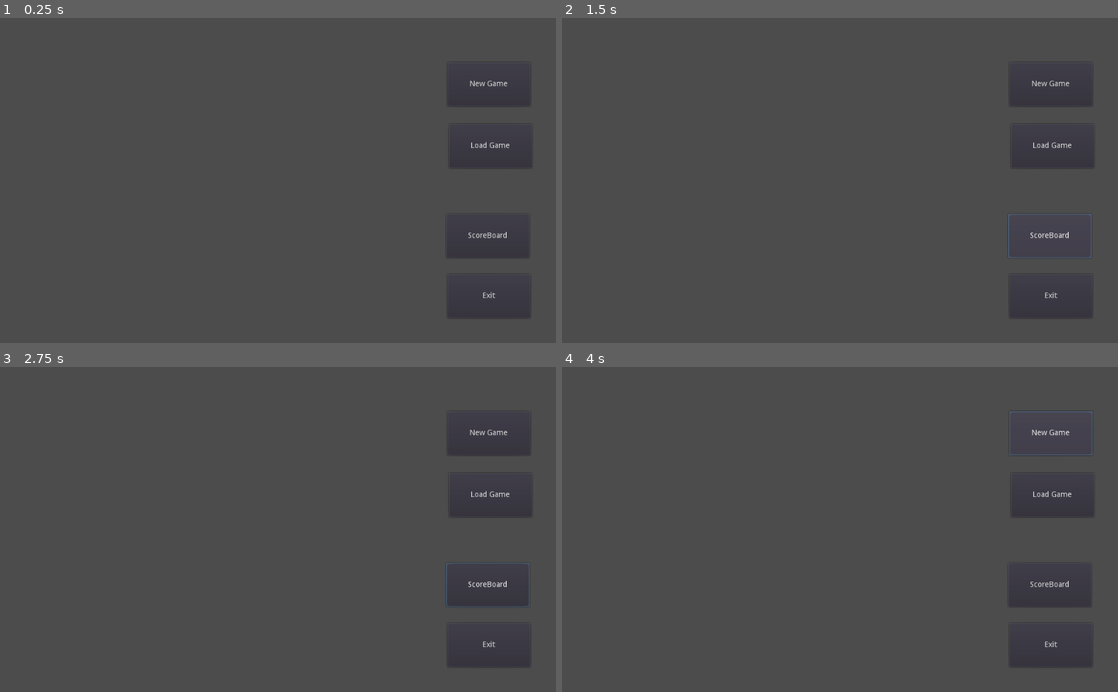
Above: before the commit, frames 1-4 (two rows, left to right).
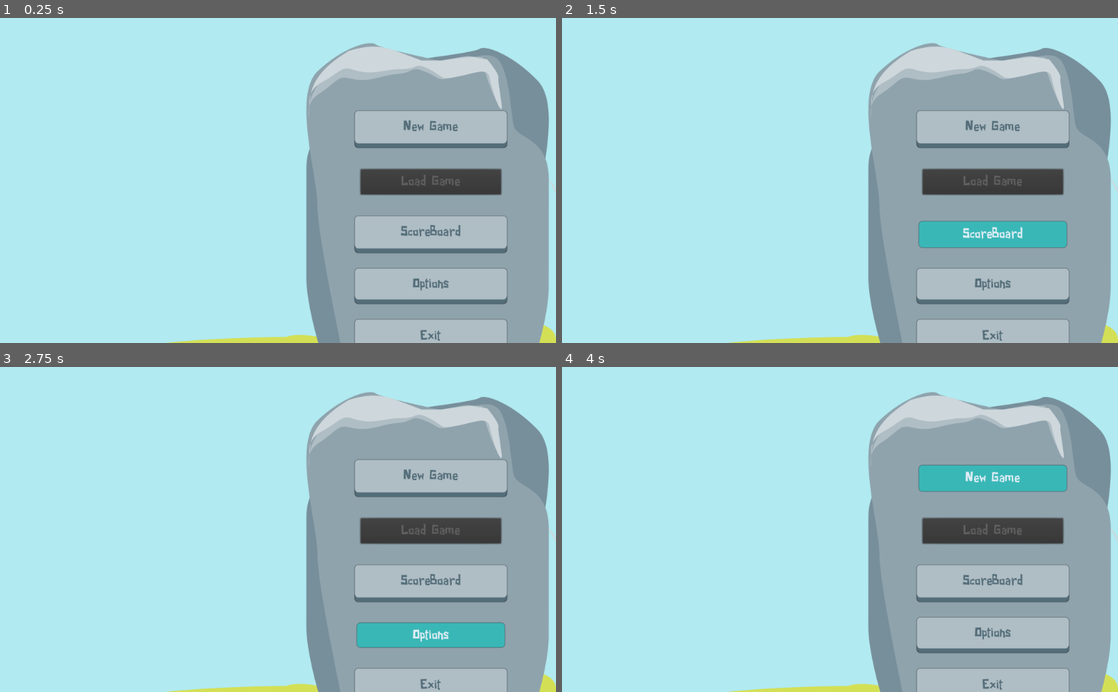
Above: after the commit, the same moments.

Repository: artemtech/seaweed.io
Game: Godot game, scene res://Scenes/MainMenuGame.tscn
The game is run twice, just before and just after one commit, with the same random seed, the same clock (stepped at 60 frames per second) and the same inputs.
Inputs (mouse positions are in pixels of both pictures, inside the frame that each line leads up to):
- Up to frame 1 (0.25 s): no input
- Up to frame 2 (1.5 s): click (1051, 144) at 0.5 s, where only the run before the commit has a clickable "Load Game"; click "ScoreBoard" at 1.25 s
- Up to frame 3 (2.75 s): click (428, 633) at 2 s, where only the run after the commit has a clickable "Options"
- Up to frame 4 (4 s): click "New Game" at 2.75 s; click "New Game" at 3.5 s

The runs differ from the first frame. In frame 1, 98% of the frame differs, in the area x 0-100%, y 0-100%; in frame 2, 98%; in frame 3, 98%; in frame 4, 98%.
Error after the commit: Parse Error: The identifier "Transition" isn't declared in the current scope. (res://Scripts/MainMenuGame.gd:10)

Commit message:
Main menu updates

Diff:
--- a/Scenes/MainMenuGame.tscn
+++ b/Scenes/MainMenuGame.tscn
@@ -1,30 +1,39 @@
-[gd_scene load_steps=2 format=2]
+[gd_scene load_steps=4 format=2]
 
-[ext_resource path="res://Scripts/GameObjects.gd" type="Script" id=1]
+[ext_resource path="res://Scripts/MainMenuGame.gd" type="Script" id=1]
+[ext_resource path="res://Assets/BG/main.png" type="Texture" id=2]
+[ext_resource path="res://Assets/tema-gui.tres" type="Theme" id=3]
 
 [node name="MainMenuGame" type="Node" index="0"]
 
 script = ExtResource( 1 )
-nama = "Kapas Berkualitas"
-nyawa = 500
-harga = 20
+_sections_unfolded = [ "Pause" ]
 
 [node name="Background" type="Sprite" parent="." index="0"]
 
-[node name="MenuControl" type="Container" parent="." index="1"]
+position = Vector2( 512, 384 )
+texture = ExtResource( 2 )
+_sections_unfolded = [ "Pause", "Transform" ]
+
+[node name="MenuControl" type="VBoxContainer" parent="." index="1"]
 
 anchor_left = 0.0
 anchor_top = 0.0
 anchor_right = 0.0
 anchor_bottom = 0.0
-margin_left = 747.0
-margin_right = 1025.0
-margin_bottom = 599.0
+margin_left = 664.0
+margin_top = 182.0
+margin_right = 923.0
+margin_bottom = 615.0
 rect_pivot_offset = Vector2( 0, 0 )
+rect_clip_content = false
 mouse_filter = 0
 mouse_default_cursor_shape = 0
 size_flags_horizontal = 1
 size_flags_vertical = 1
+theme = ExtResource( 3 )
+alignment = 1
+_sections_unfolded = [ "Pause", "Size Flags" ]
 
 [node name="BtnNewGame" type="Button" parent="MenuControl" index="0"]
 
@@ -32,11 +41,89 @@
 anchor_top = 0.0
 anchor_right = 0.0
 anchor_bottom = 0.0
-margin_left = 77.0
-margin_top = 82.0
-margin_right = 230.0
-margin_bottom = 163.0
+margin_right = 259.0
+margin_bottom = 47.0
 rect_pivot_offset = Vector2( 0, 0 )
+rect_clip_content = false
+focus_mode = 2
+mouse_filter = 0
+mouse_default_cursor_shape = 0
+size_flags_horizontal = 1
+size_flags_vertical = 3
+theme = ExtResource( 3 )
+toggle_mode = false
+enabled_focus_mode = 2
+shortcut = null
+group = null
+text = "New Game"
+flat = false
+align = 1
+_sections_unfolded = [ "Size Flags" ]
+
+[node name="BtnContinue" type="Button" parent="MenuControl" index="1"]
+
+anchor_left = 0.0
+anchor_top = 0.0
+anchor_right = 0.0
+anchor_bottom = 0.0
+margin_top = 97.0
+margin_right = 259.0
+margin_bottom = 144.0
+rect_pivot_offset = Vector2( 0, 0 )
+rect_clip_content = false
+focus_mode = 2
+mouse_filter = 0
+mouse_default_cursor_shape = 0
+size_flags_horizontal = 1
+size_flags_vertical = 3
+theme = ExtResource( 3 )
+disabled = true
+toggle_mode = false
+enabled_focus_mode = 2
+shortcut = null
+group = null
+text = "Load Game"
+flat = false
+align = 1
+_sections_unfolded = [ "Theme" ]
+
+[node name="BtnScore" type="Button" parent="MenuControl" index="2"]
+
+anchor_left = 0.0
+anchor_top = 0.0
+anchor_right = 0.0
+anchor_bottom = 0.0
+margin_top = 194.0
+margin_right = 259.0
+margin_bottom = 241.0
+rect_pivot_offset = Vector2( 0, 0 )
+rect_clip_content = false
+focus_mode = 2
+mouse_filter = 0
+mouse_default_cursor_shape = 0
+size_flags_horizontal = 1
+size_flags_vertical = 3
+theme = ExtResource( 3 )
+toggle_mode = false
+enabled_focus_mode = 2
+shortcut = null
+group = null
+text = "ScoreBoard"
+flat = false
+align = 1
+_sections_unfolded = [ "Theme" ]
+
+[node name="BtnOptions" type="Button" parent="MenuControl" index="3"]
+
+anchor_left = 0.0
+anchor_top = 0.0
+anchor_right = 0.0
+anchor_bottom = 0.0
+margin_top = 291.0
+margin_right = 259.0
+margin_bottom = 335.0
+rect_pivot_offset = Vector2( 0, 0 )
+rect_clip_content = false
 focus_mode = 2
 mouse_filter = 0
 mouse_default_cursor_shape = 0
@@ -46,74 +133,27 @@
 enabled_focus_mode = 2
 shortcut = null
 group = null
-text = "New Game"
+text = "Options"
 flat = false
 align = 1
 
-[node name="BtnContinue" type="Button" parent="MenuControl" index="1"]
+[node name="BtnExit" type="Button" parent="MenuControl" index="4"]
 
 anchor_left = 0.0
 anchor_top = 0.0
 anchor_right = 0.0
 anchor_bottom = 0.0
-margin_left = 80.0
-margin_top = 196.0
-margin_right = 233.0
-margin_bottom = 277.0
+margin_top = 385.0
+margin_right = 259.0
+margin_bottom = 433.0
 rect_pivot_offset = Vector2( 0, 0 )
+rect_clip_content = false
 focus_mode = 2
 mouse_filter = 0
 mouse_default_cursor_shape = 0
 size_flags_horizontal = 1
-size_flags_vertical = 1
-toggle_mode = false
-enabled_focus_mode = 2
-shortcut = null
-group = null
-text = "Load Game"
-flat = false
-align = 1
-
-[node name="BtnScore" type="Button" parent="MenuControl" index="2"]
-
-anchor_left = 0.0
-anchor_top = 0.0
-anchor_right = 0.0
-anchor_bottom = 0.0
-margin_left = 75.0
-margin_top = 362.0
-margin_right = 228.0
-margin_bottom = 443.0
-rect_pivot_offset = Vector2( 0, 0 )
-focus_mode = 2
-mouse_filter = 0
-mouse_default_cursor_shape = 0
-size_flags_horizontal = 1
-size_flags_vertical = 1
-toggle_mode = false
-enabled_focus_mode = 2
-shortcut = null
-group = null
-text = "ScoreBoard"
-flat = false
-align = 1
-
-[node name="BtnExit" type="Button" parent="MenuControl" index="3"]
-
-anchor_left = 0.0
-anchor_top = 0.0
-anchor_right = 0.0
-anchor_bottom = 0.0
-margin_left = 77.0
-margin_top = 473.0
-margin_right = 230.0
-margin_bottom = 554.0
-rect_pivot_offset = Vector2( 0, 0 )
-focus_mode = 2
-mouse_filter = 0
-mouse_default_cursor_shape = 0
-size_flags_horizontal = 1
-size_flags_vertical = 1
+size_flags_vertical = 3
+theme = ExtResource( 3 )
 toggle_mode = false
 enabled_focus_mode = 2
 shortcut = null
@@ -121,3 +161,37 @@
 text = "Exit"
 flat = false
 align = 1
+_sections_unfolded = [ "Pause", "Theme" ]
+
+[node name="PopupExit" type="ConfirmationDialog" parent="." index="2"]
+
+pause_mode = 2
+visible = false
+anchor_left = 0.0
+anchor_top = 0.0
+anchor_right = 0.0
+anchor_bottom = 0.0
+margin_left = 348.0
+margin_top = 375.0
+margin_right = 707.0
+margin_bottom = 515.0
+rect_min_size = Vector2( 200, 70 )
+rect_pivot_offset = Vector2( 0, 0 )
+rect_clip_content = false
+mouse_filter = 0
+mouse_default_cursor_shape = 0
+size_flags_horizontal = 1
+size_flags_vertical = 1
+theme = ExtResource( 3 )
+popup_exclusive = true
+window_title = "Konfirmasi"
+resizable = false
+dialog_text = "Anda yakin ingin keluar ?"
+dialog_hide_on_ok = true
+_sections_unfolded = [ "Pause", "Theme" ]
+
+[connection signal="pressed" from="MenuControl/BtnNewGame" to="." method="_on_BtnNewGame_pressed"]
+
+[connection signal="pressed" from="MenuControl/BtnExit" to="." method="_on_BtnExit_pressed"]
+
+[connection signal="confirmed" from="PopupExit" to="." method="_on_PopupExit_confirmed"]
--- /dev/null
+++ b/Scripts/MainMenuGame.gd
@@ -0,0 +1,20 @@
+extends Node
+
+func _ready():
+	$PopupExit.get_cancel().connect("pressed",self,"_onPopupExit_cancel_pressed")
+	$PopupExit.get_close_button().connect("pressed",self,"_onPopupExit_cancel_pressed")
+	$PopupExit.get_label().set_align(Label.ALIGN_CENTER)
+	pass
+
+func _on_BtnNewGame_pressed():
+	Transition.fade_to("res://Scenes/NewGameMenu.tscn")
+
+func _on_BtnExit_pressed():
+	$PopupExit.show()
+	get_tree().paused = true
+
+func _onPopupExit_cancel_pressed():
+	get_tree().paused = false
+
+func _on_PopupExit_confirmed():
+	get_tree().quit()
